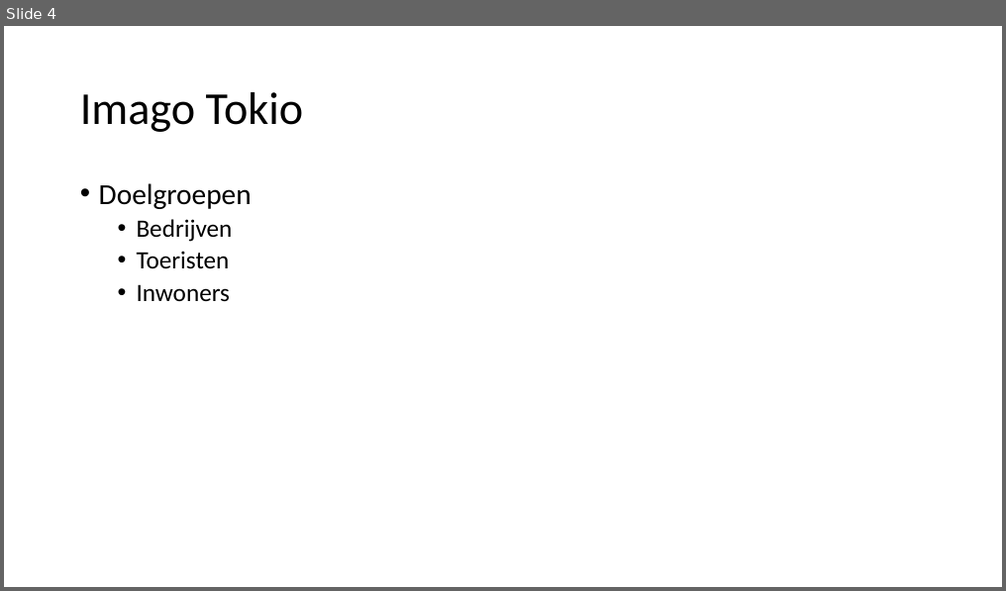
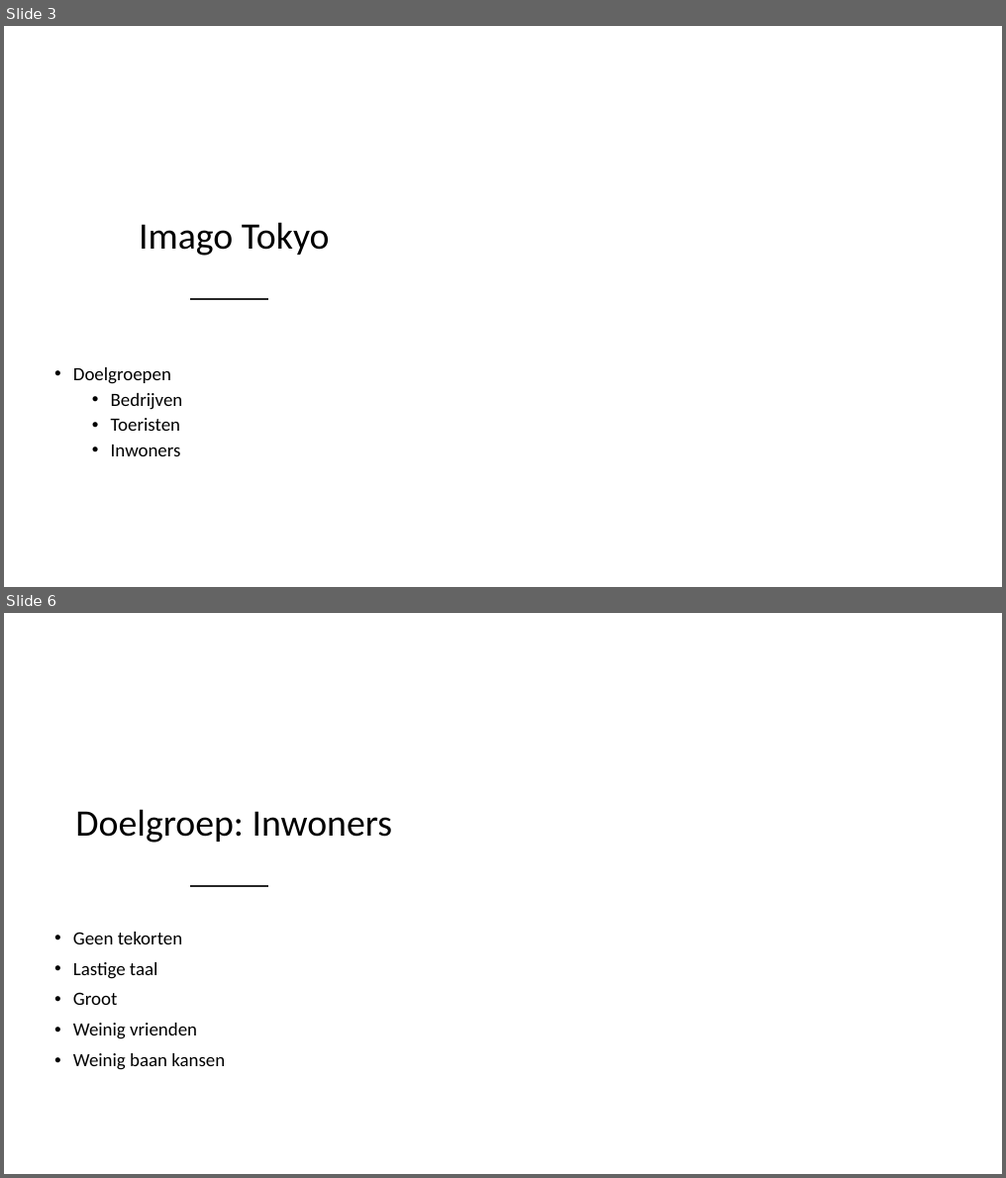
Before and after one commit to SemPlasmeijer/minor-portfolio, a slide deck: onderzoek-bestanden-etc/CityMarketing/ImagoOnderzoek.pptx. Shown one above the other, each under a label of ours: slide 4 before the commit, slides 3 and 6 after it; the slides between them are not shown. The pictures are 1006x591 and 1006x1178 pixels, drawn with LibreOffice and Linux fonts; fonts in the diff are those of the drawing; background and template pictures are left out. Boxes give left, top, right and bottom in pixels: in the first picture for what was removed or moved away, otherwise in the second. Text is boxed around its words. In the diff, an @@ line names an element or a change of style, - is before the commit and + after.

```diff
--- a/onderzoek-bestanden-etc/CityMarketing/ImagoOnderzoek.pptx
+++ b/onderzoek-bestanden-etc/CityMarketing/ImagoOnderzoek.pptx
@@ slide 6 added at [4,613,1002,1174], background picture (left out) @@
@@ freeform shape added at [4,694,497,1174], fill #FFFFFF at 75% opacity @@
@@ title added at [75,809,393,843], 36 pt, text #000000 @@
+Doelgroep: Inwoners
@@ line added from (191, 886) to (267, 886), #262626 2 pt @@
@@ text added at [73,932,225,1070], 18 pt, text #000000 @@
+• Geen tekorten
+• Lastige taal
+• Groot
+• Weinig vrienden
+• Weinig baan kansen
@@ what was slide 4 is now slide 3 @@
@@ slide 3 changed as well @@
@@ freeform shape added at [4,107,497,587], fill #FFFFFF at 75% opacity @@
@@ title at [139,222,330,256]: text changed; size 44 to 36 pt @@
-Imago Tokio
+Imago Tokyo
@@ text "Doelgroepen": place and size @@
-text "Doelgroepen" at [99,183,252,302]
+text "Doelgroepen" at [73,368,183,457]
@@ text "Doelgroepen" at [73,368,183,457]: size 28 to 18 pt in "Doelgroepen"; size 24 to 18 pt in "Bedrijven", "Toeristen", "Inwoners"; vertical alignment top to middle @@
@@ line added from (191, 299) to (267, 299), #262626 2 pt @@
```
Also in this commit, not shown: 1 other slide changed, 4 other slides added, 5 slides removed.
